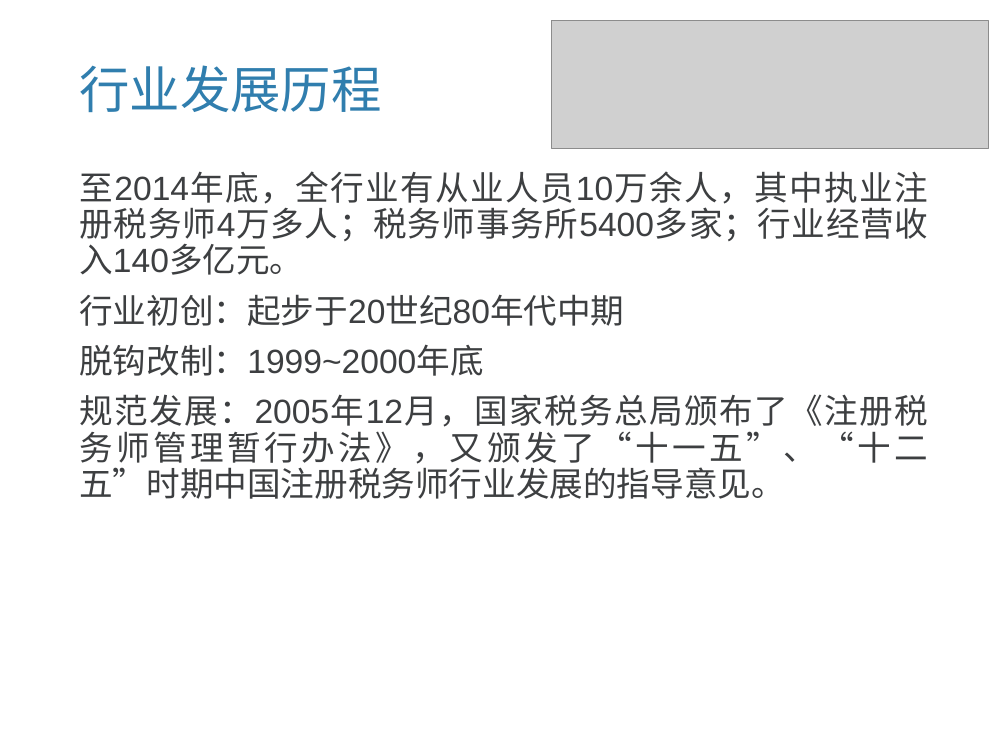
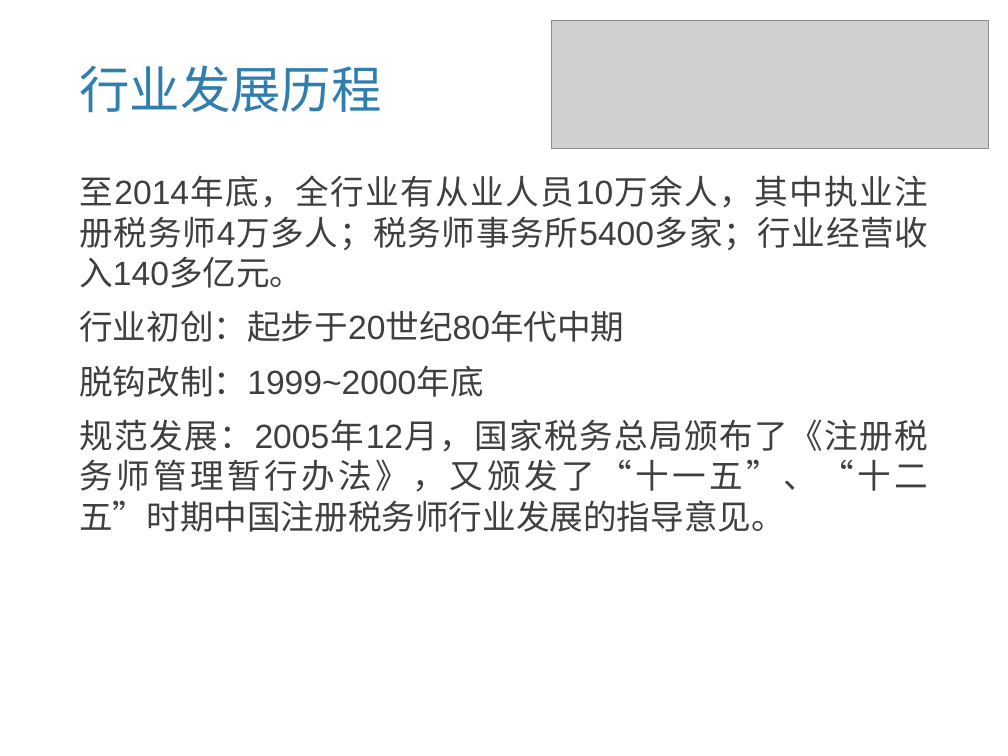
Before and after one commit to livejq/OfficeUtils, a slide deck: slide 5 of temp/PPT.pptx. Drawn at 1008x756 pixels with LibreOffice and Linux fonts; fonts in the diff are those of the drawing; grey boxes stand for pictures; background and template pictures are left out. Boxes give left, top, right and bottom in pixels: in the first picture for what was removed or moved away, otherwise in the second. Text is boxed around its words. In the diff, an @@ line names an element or a change of style, - is before the commit and + after.

```diff
--- a/temp/PPT.pptx
+++ b/temp/PPT.pptx
@@ text "至2014年底，全行业有从业人员10万余人，其中执业注册税务师4万多人；税务师事务所5400多家；行业经营收入140多亿 ..." at <box>79,175,928,532</box>: line spacing 0.9 to 1 @@
```
Also in this commit, not shown: 9 other slides changed, 27 other files.
